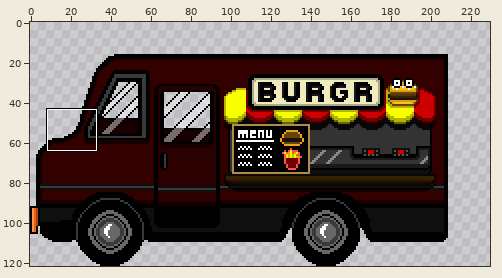
File history of a sprite sheet, sprites/spr_foodtruck/layers/98c900ed-a722-4021-8742-b482b658f604/3fbf77e9-a5f1-44f1-9e2f-8cf1db2ddf47.png. Above: a wide view before the commit, with the close-up outlined.
Close-up. Old version:
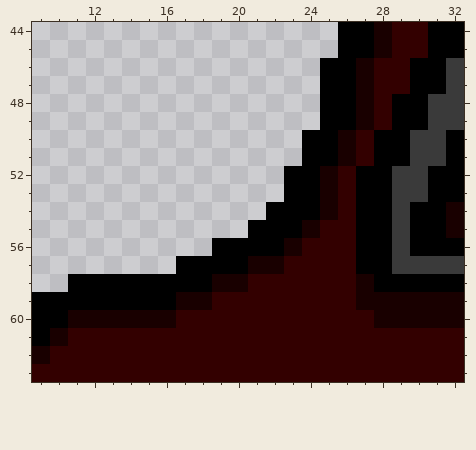
The file is 224x112 pixels. Colours within 5 levels of each other are drawn and written as one. Shown: x 9..32, y 44..63. The old version is drawn lined up with the new one, on the new canvas. The wide view leaves out empty margins. The commit also changed other parts of the picture, which this record leaves out.
After:
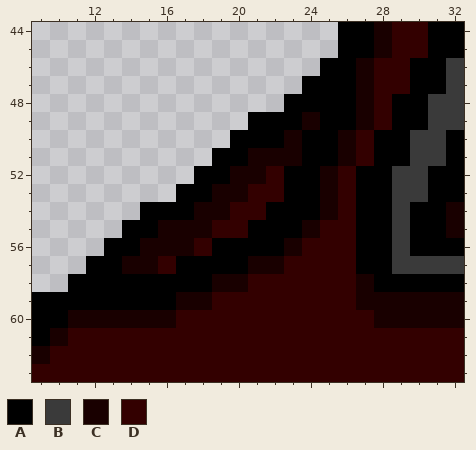
Palette (. is transparent): A #000000  B #3a3a3a  C #190000  D #330000
Difference:
canvas 224x112 -> 244x122, the old top-left corner now at 0,10
@@ x 9..32 @@
 46 ................AACDDAAB
-47 ................AACDDAAB
-48 ................AACDAABB
-49 ................AACDAABB
-50 ...............AACDAABBA
-51 ...............AACDAABBA
-52 ..............AACDAABBAA
-53 ..............AACDAABBAA
-54 .............AAACDAABAAC
-55 ............AAACDDAABAAC
-56 ..........AAAACDDDAABAAA
-57 ........AAAACCDDDDAABBBB
+47 ...............AAACDDAAB
+48 ..............AAAACDAABB
+49 ............AAACAACDAABB
+50 ...........AAACAACDAABBA
+51 ..........AACCCAACDAABBA
+52 .........AACCDAACDAABBAA
+53 ........AACCDDAACDAABBAA
+54 ......AAACCDDAAACDAABAAC
+55 .....AACCCDDAAACDDAABAAC
+56 ....AACCCDAAAACDDDAABAAA
+57 ...AACCDAAAACCDDDDAABBBB
 58 ..AAAAAAAACCDDDDDDCAAAAA
